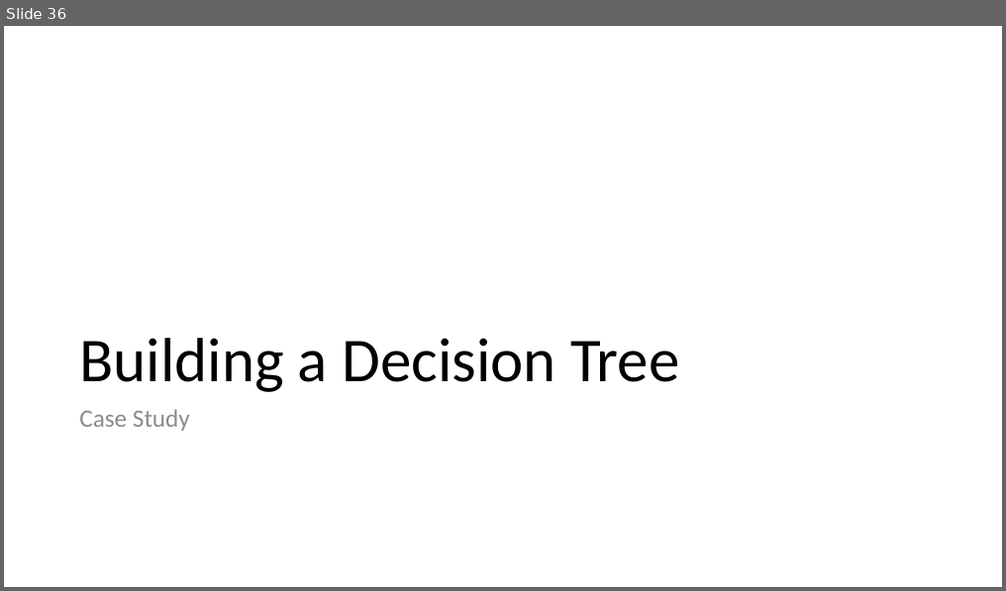
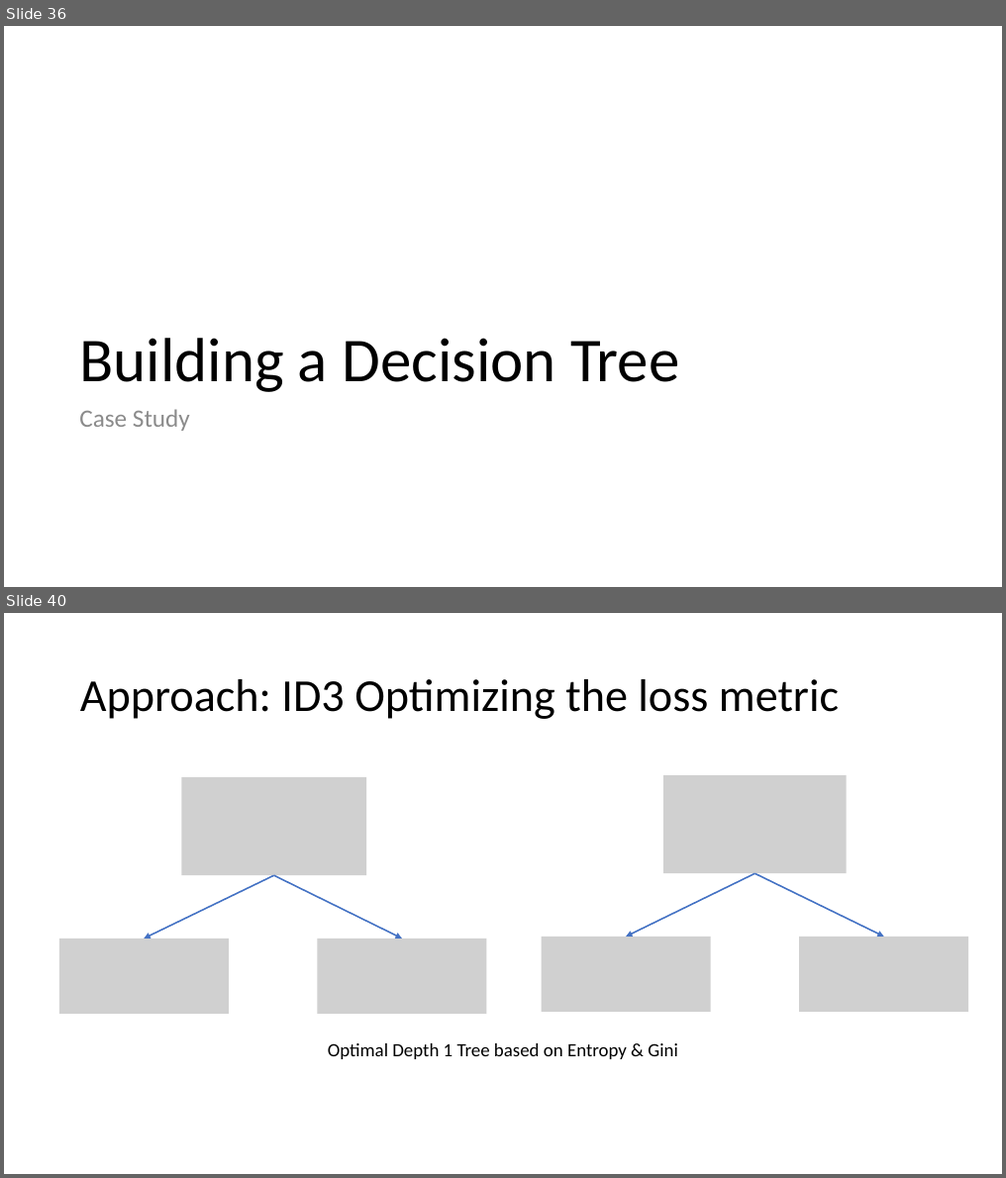
Before and after one commit to meenakshsundaram/AIML, a slide deck: DecisionTrees/DecisionTrees.pptx. Shown one above the other, each under a label of ours: slide 36 before the commit, slides 36 and 40 after it; the slides between them are not shown. The pictures are 1006x591 and 1006x1178 pixels, drawn with LibreOffice and Linux fonts; fonts in the diff are those of the drawing; grey boxes stand for pictures. Boxes give left, top, right and bottom in pixels: in the first picture for what was removed or moved away, otherwise in the second. Text is boxed around its words. In the diff, an @@ line names an element or a change of style, - is before the commit and + after.

Commit message:
Added the creation of the decision tree algorithm by optimizing the loss metric

```diff
--- a/DecisionTrees/DecisionTrees.pptx
+++ b/DecisionTrees/DecisionTrees.pptx
@@ slide 40 added at bbox=[4, 613, 1002, 1174], background #FFFFFF @@
@@ title added at bbox=[80, 679, 839, 719], 44 pt, text #000000 @@
+Approach: ID3 Optimizing the loss metric
@@ picture added at bbox=[181, 777, 366, 875] @@
@@ picture added at bbox=[663, 775, 846, 873] @@
@@ arrow added from (274, 875) to (144, 939), #4472C4 1.5 pt @@
@@ arrow added from (274, 875) to (402, 939), #4472C4 1.5 pt @@
@@ arrow added from (754, 873) to (626, 937), #4472C4 1.5 pt @@
@@ arrow added from (754, 873) to (884, 937), #4472C4 1.5 pt @@
@@ picture added at bbox=[59, 939, 229, 1014] @@
@@ picture added at bbox=[317, 939, 486, 1014] @@
@@ picture added at bbox=[542, 937, 711, 1012] @@
@@ picture added at bbox=[799, 937, 968, 1012] @@
@@ text added at bbox=[328, 1044, 677, 1059], 18 pt, text #000000 @@
+Optimal Depth 1 Tree based on Entropy & Gini
```
Also in this commit, not shown: 1 slide changed, 2 other slides added, 2 other files.
